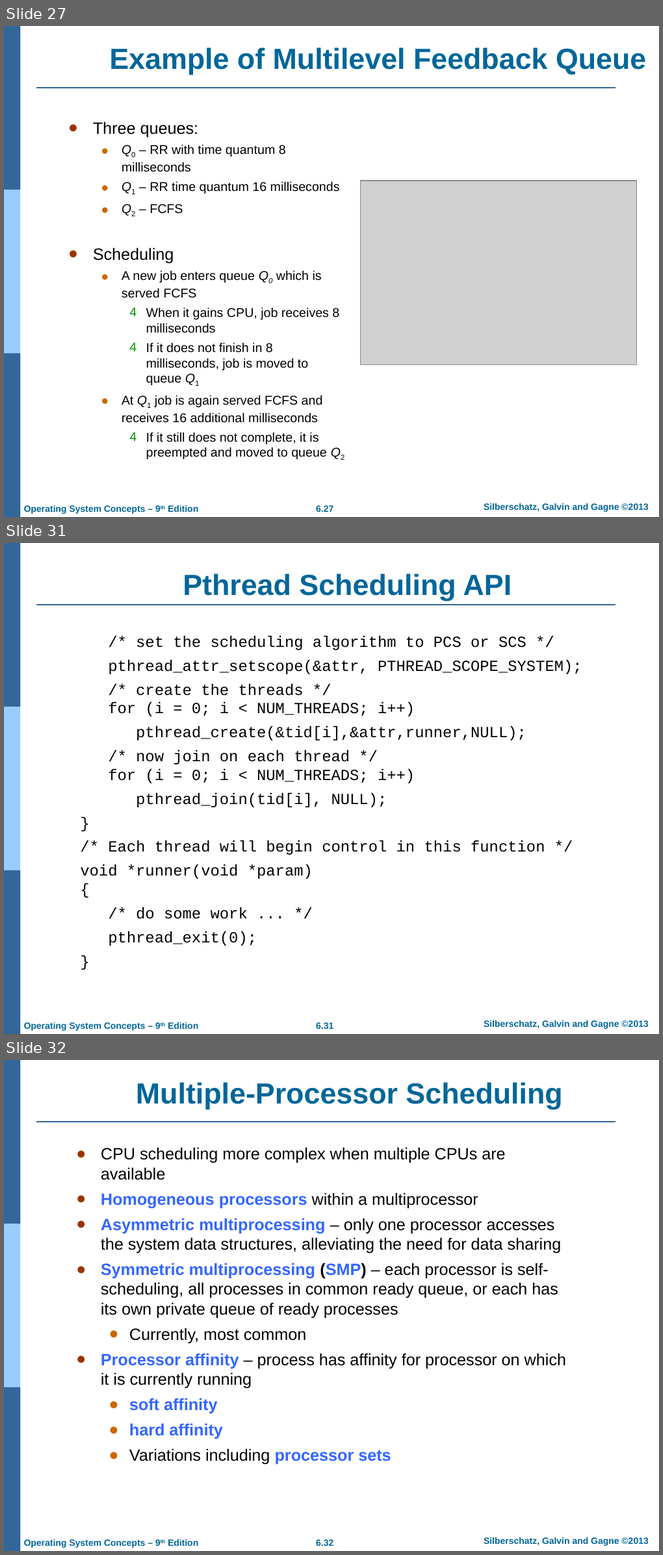
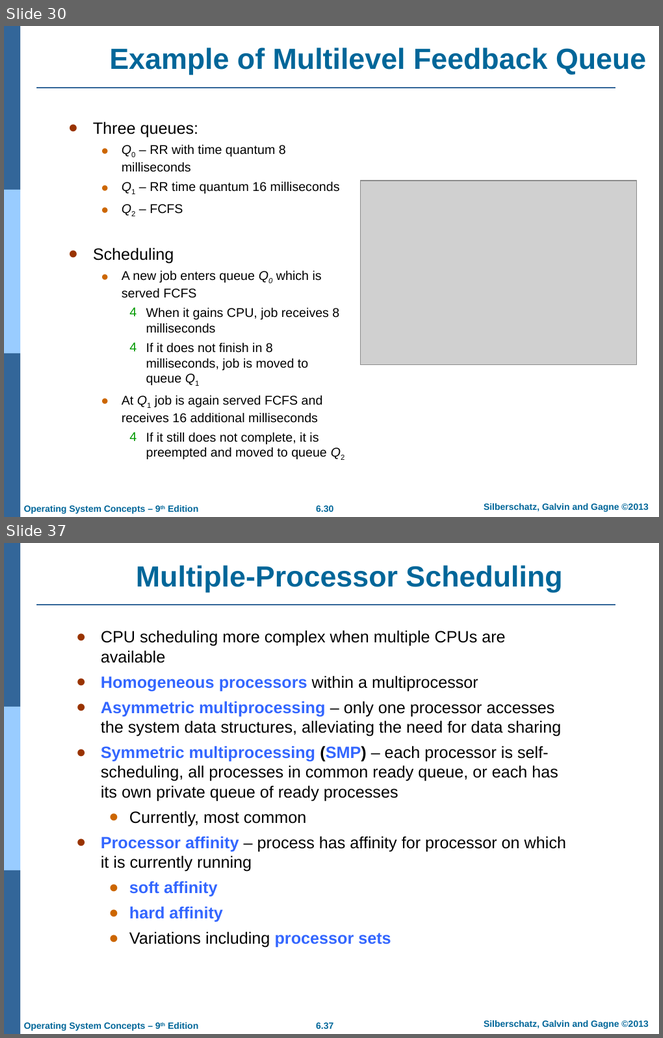
Before and after one commit to Rafi-afridi/OS, a slide deck: Lectures/CPU Scheduling.ppt.pptx. Shown one above the other, each under a label of ours: slides 27, 31 and 32 before the commit, slides 30 and 37 after it; the slides between them are not shown. The pictures are 663x1555 and 663x1038 pixels, drawn with LibreOffice and Linux fonts; fonts in the diff are those of the drawing; grey boxes stand for pictures; background and template pictures are left out. Boxes give left, top, right and bottom in pixels: in the first picture for what was removed or moved away, otherwise in the second. Text is boxed around its words. In the diff, an @@ line names an element or a change of style, - is before the commit and + after.

```diff
--- a/Lectures/CPU Scheduling.ppt.pptx
+++ b/Lectures/CPU Scheduling.ppt.pptx
@@ slide 31 removed at <box>4,543,659,1034</box>, background #FFFFFF; not listed: 7 template elements that a slide beside it also shows @@
@@ title removed at <box>183,574,512,601</box> @@
-Pthread Scheduling API
@@ text removed at <box>80,636,582,946</box> @@
-/* set the scheduling algorithm to PCS or SCS */
-pthread_attr_setscope(&attr, PTHREAD_SCOPE_SYSTEM);
-/* create the threads */
-for (i = 0; i < NUM_THREADS; i++)
-pthread_create(&tid[i],&attr,runner,NULL);
-/* now join on each thread */
-for (i = 0; i < NUM_THREADS; i++)
-pthread_join(tid[i], NULL);
-}
-/* Each thread will begin control in this function */
-void *runner(void *param)
-{
-/* do some work ... */
-pthread_exit(0);
-}
@@ what was slide 27 is now slide 30 @@
@@ page number at <box>316,506,334,512</box>: text changed @@
-6.27
+6.30
@@ what was slide 32 is now slide 37 @@
@@ page number at <box>316,1023,334,1029</box>: text changed @@
-6.32
+6.37
```
Also in this commit, not shown: 5 slides changed, 9 slides added, 4 other slides removed, 10 other files.
